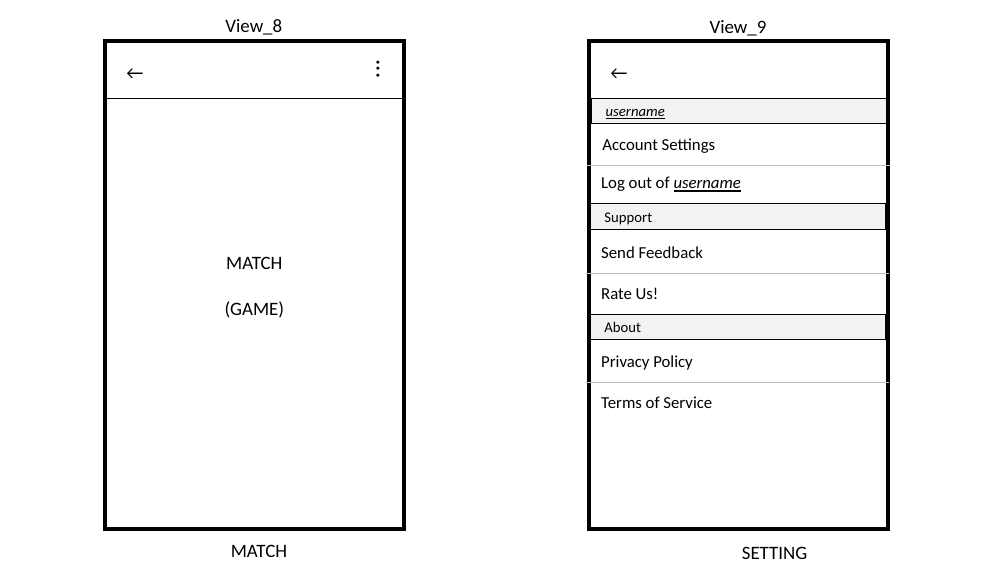
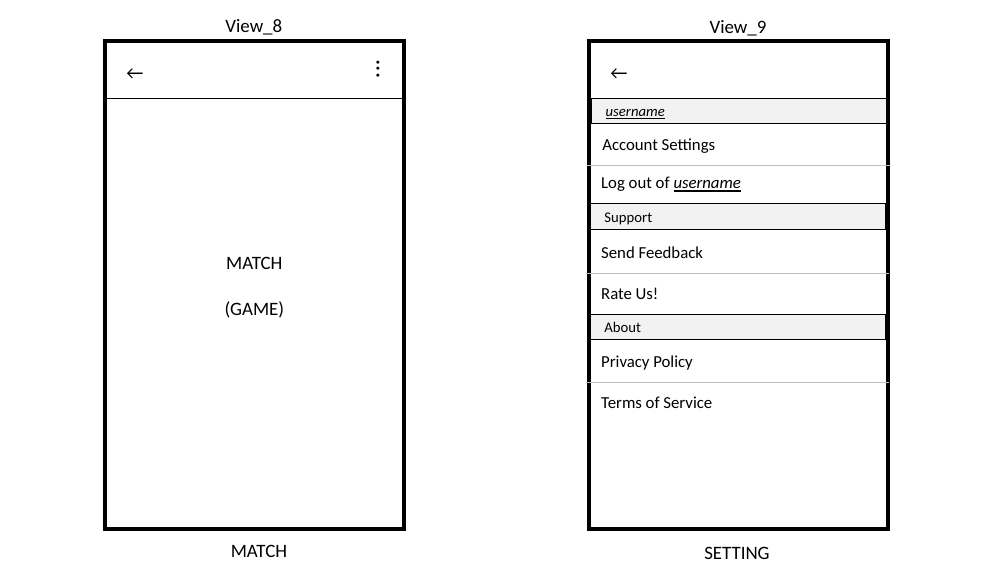
Before and after one commit to mhlee1215/IEDUFlashCard, a slide deck: slide 6 of Device Screen.pptx (slide 4 before the commit). Drawn at 1008x567 pixels with LibreOffice and Linux fonts; fonts in the diff are those of the drawing. Boxes give left, top, right and bottom in pixels: in the first picture for what was removed or moved away, otherwise in the second. Text is boxed around its words. In the diff, an @@ line names an element or a change of style, - is before the commit and + after.

```diff
--- a/Device Screen.pptx
+++ b/Device Screen.pptx
@@ text "SETTING": place and size @@
-text "SETTING" at box(742, 546, 807, 559)
+text "SETTING" at box(704, 546, 769, 559)
```
Also in this commit, not shown: 3 other slides changed, 2 slides added.
